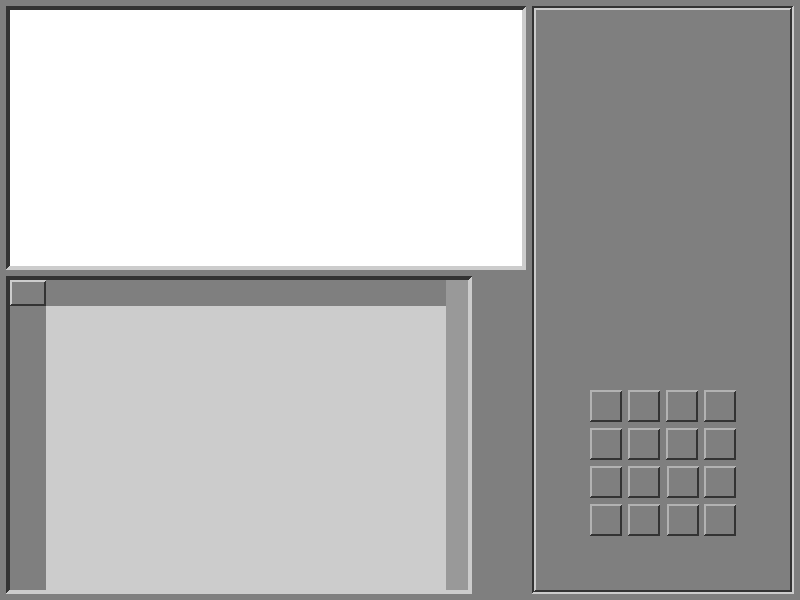
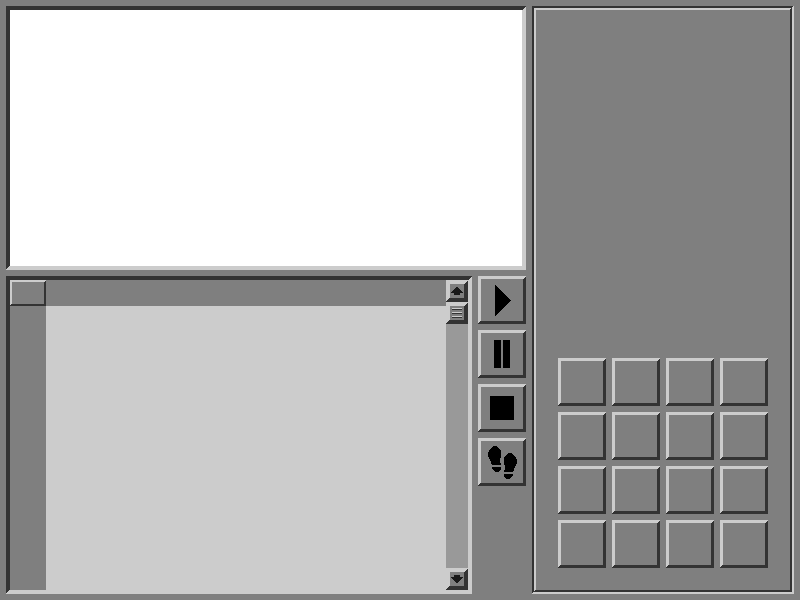
Comparing the layer stacks of the two 800x600 images. Changes:
showed group "Run" (3 layers) over bbox(478, 276, 526, 324)
showed group "Pause" (3 layers) over bbox(478, 330, 526, 378)
showed group "Stop" (3 layers) over bbox(478, 384, 526, 432)
showed group "Step" (3 layers) over bbox(478, 438, 526, 486)
showed group "Scroll Up" (3 layers) over bbox(446, 280, 468, 302)
showed group "Scroll Handle" (3 layers) over bbox(446, 302, 468, 324)
showed group "Scroll Down" (3 layers) over bbox(446, 568, 468, 590)
renamed "Input Key Map" to "Keys", painted on it over bbox(558, 358, 768, 568)
